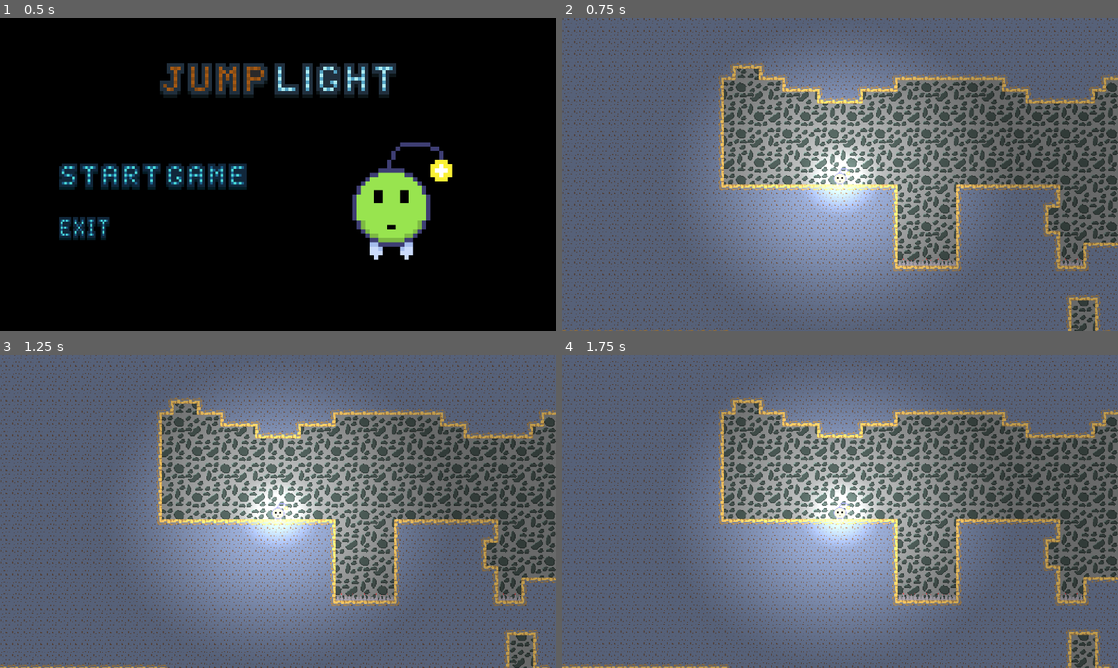
Above: before the commit, frames 1-4 (two rows, left to right).
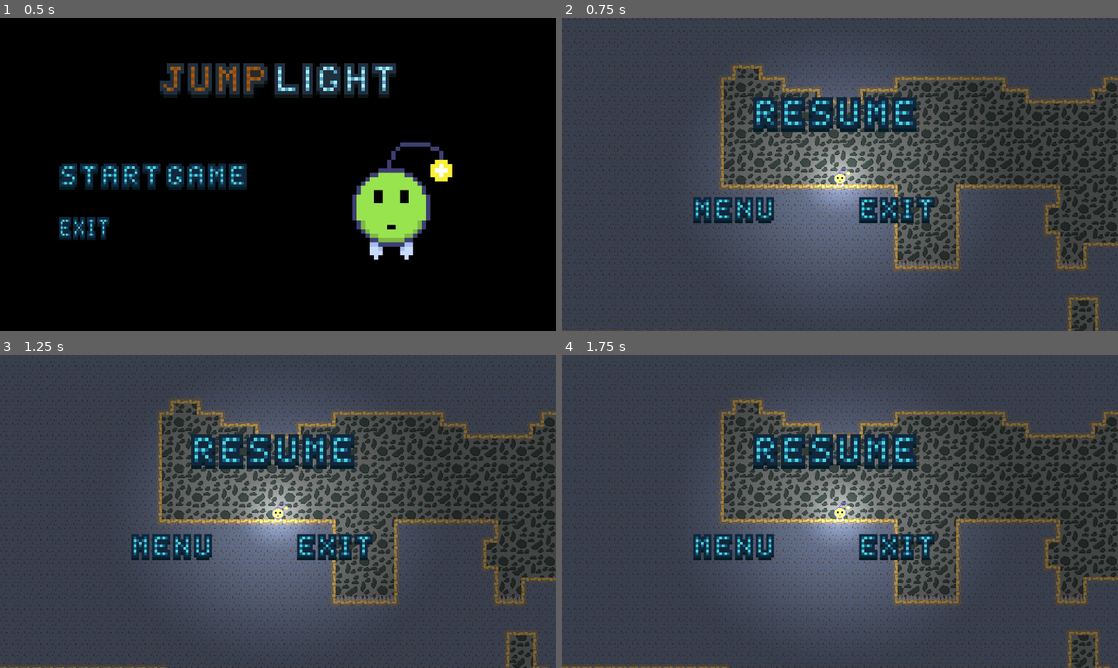
Above: after the commit, the same moments.

Repository: zcarter95/LightJump
Game: Godot game, scene res://Scenes/Title Screen.tscn
The game is run twice, just before and just after one commit, with the same random seed, the same clock (stepped at 60 frames per second) and the same inputs.
Inputs (mouse positions are in pixels of both pictures, inside the frame that each line leads up to):
- Up to frame 1 (0.5 s): no input
- Up to frame 2 (0.75 s): click (728, 177) at 0.5 s
- Up to frame 3 (1.25 s): no input
- Up to frame 4 (1.75 s): click (840, 467) at 1.27 s

Frame 1 is identical in both runs. In frame 2, 95% of the frame differs, in the area x 0-100%, y 0-100%; in frame 3, 95%; in frame 4, 95%.

Commit message:
Pause Changes

Diff:
--- /dev/null
+++ b/GUI/Pause.gd
@@ -0,0 +1,7 @@
+extends Control
+
+func _input(event):
+	if event.is_action_pressed("pause"):
+		var new_pause_state = not get_tree().paused
+		get_tree().paused = new_pause_state
+		visible = new_pause_state
--- a/Scenes/StageOne.tscn
+++ b/Scenes/StageOne.tscn
@@ -1,10 +1,13 @@
-[gd_scene load_steps=82 format=2]
+[gd_scene load_steps=85 format=2]
 
 [ext_resource path="res://Scenes/Player.tscn" type="PackedScene" id=1]
 [ext_resource path="res://Tilesets/Cave Background.png" type="Texture" id=2]
 [ext_resource path="res://Tilesets/Ground Tileset.png" type="Texture" id=3]
 [ext_resource path="res://Tilesets/Spikes.png" type="Texture" id=4]
-[ext_resource path="res://Pause-Menu.tscn" type="PackedScene" id=5]
+[ext_resource path="res://GUI/Pause.gd" type="Script" id=5]
+[ext_resource path="res://GUI/Resume.png" type="Texture" id=6]
+[ext_resource path="res://GUI/Menu.png" type="Texture" id=7]
+[ext_resource path="res://GUI/Exit.png" type="Texture" id=8]
 
 [sub_resource type="TileSet" id=1]
 0/name = "Cave Background.png 0"
@@ -749,13 +752,73 @@
 
 [node name="Player2" parent="." instance=ExtResource( 1 )]
 
-[node name="CanvasLayer" type="CanvasLayer" parent="."]
-
-[node name="Pause-Menu" parent="CanvasLayer" instance=ExtResource( 5 )]
+[node name="CanvasLayer2" type="CanvasLayer" parent="."]
+layer = 100
+
+[node name="Pause" type="Control" parent="CanvasLayer2"]
 pause_mode = 2
-visible = false
-anchor_left = -0.0247675
-anchor_top = -0.0600678
-anchor_right = 0.943006
-anchor_bottom = 0.824932
-rect_scale = Vector2( 1.05362, 0.990926 )
+anchor_right = 1.0
+anchor_bottom = 1.0
+script = ExtResource( 5 )
+__meta__ = {
+"_edit_use_anchors_": false
+}
+
+[node name="Background" type="ColorRect" parent="CanvasLayer2/Pause"]
+anchor_right = 1.0
+anchor_bottom = 1.0
+color = Color( 0, 0, 0, 0.352941 )
+__meta__ = {
+"_edit_use_anchors_": false
+}
+
+[node name="MarginContainer" type="MarginContainer" parent="CanvasLayer2/Pause/Background"]
+anchor_left = 0.5
+anchor_top = 0.5
+anchor_right = 0.5
+anchor_bottom = 0.5
+margin_left = -386.0
+margin_top = -226.0
+margin_right = 386.0
+margin_bottom = 226.0
+size_flags_horizontal = 4
+size_flags_vertical = 4
+__meta__ = {
+"_edit_use_anchors_": false
+}
+
+[node name="VBoxContainer" type="VBoxContainer" parent="CanvasLayer2/Pause/Background/MarginContainer"]
+margin_right = 772.0
+margin_bottom = 452.0
+size_flags_horizontal = 0
+__meta__ = {
+"_edit_use_anchors_": false
+}
+
+[node name="Resume" type="TextureButton" parent="CanvasLayer2/Pause/Background/MarginContainer/VBoxContainer"]
+margin_left = 130.0
+margin_right = 642.0
+margin_bottom = 256.0
+size_flags_horizontal = 4
+texture_normal = ExtResource( 6 )
+
+[node name="HBoxContainer" type="HBoxContainer" parent="CanvasLayer2/Pause/Background/MarginContainer/VBoxContainer"]
+margin_top = 260.0
+margin_right = 772.0
+margin_bottom = 452.0
+size_flags_horizontal = 4
+
+[node name="MainMenu" type="TextureButton" parent="CanvasLayer2/Pause/Background/MarginContainer/VBoxContainer/HBoxContainer"]
+margin_right = 384.0
+margin_bottom = 192.0
+size_flags_horizontal = 4
+size_flags_vertical = 0
+texture_normal = ExtResource( 7 )
+
+[node name="Exit" type="TextureButton" parent="CanvasLayer2/Pause/Background/MarginContainer/VBoxContainer/HBoxContainer"]
+margin_left = 388.0
+margin_right = 772.0
+margin_bottom = 192.0
+size_flags_horizontal = 4
+size_flags_vertical = 4
+texture_normal = ExtResource( 8 )
--- a/Scenes/StageTwo.tscn
+++ b/Scenes/StageTwo.tscn
@@ -8,6 +8,7 @@
 [node name="StageTwo" type="Node2D"]
 
 [node name="885a1f1d4ecbf179e8ddba1722e77f2c" type="Sprite" parent="."]
+visible = false
 position = Vector2( 6.17334, -1074.95 )
 scale = Vector2( 2.96712, 2.46231 )
 texture = ExtResource( 6 )
--- a/project.godot
+++ b/project.godot
@@ -50,6 +50,11 @@
 , Object(InputEventJoypadButton,"resource_local_to_scene":false,"resource_name":"","device":0,"button_index":13,"pressure":0.0,"pressed":false,"script":null)
  ]
 }
+pause={
+"deadzone": 0.5,
+"events": [ Object(InputEventKey,"resource_local_to_scene":false,"resource_name":"","device":0,"alt":false,"shift":false,"control":false,"meta":false,"command":false,"pressed":false,"scancode":16777217,"unicode":0,"echo":false,"script":null)
+ ]
+}
 
 [rendering]
 
Binary file added: GUI/Exit.png
Not shown, added: GUI/Exit.png.import
Binary file added: GUI/Menu.png
Not shown, added: GUI/Menu.png.import
Binary file added: GUI/Resume.png
Not shown, added: GUI/Resume.png.import
Binary file added: Tilesets/Resume.png
Not shown, added: Tilesets/Resume.png.import
